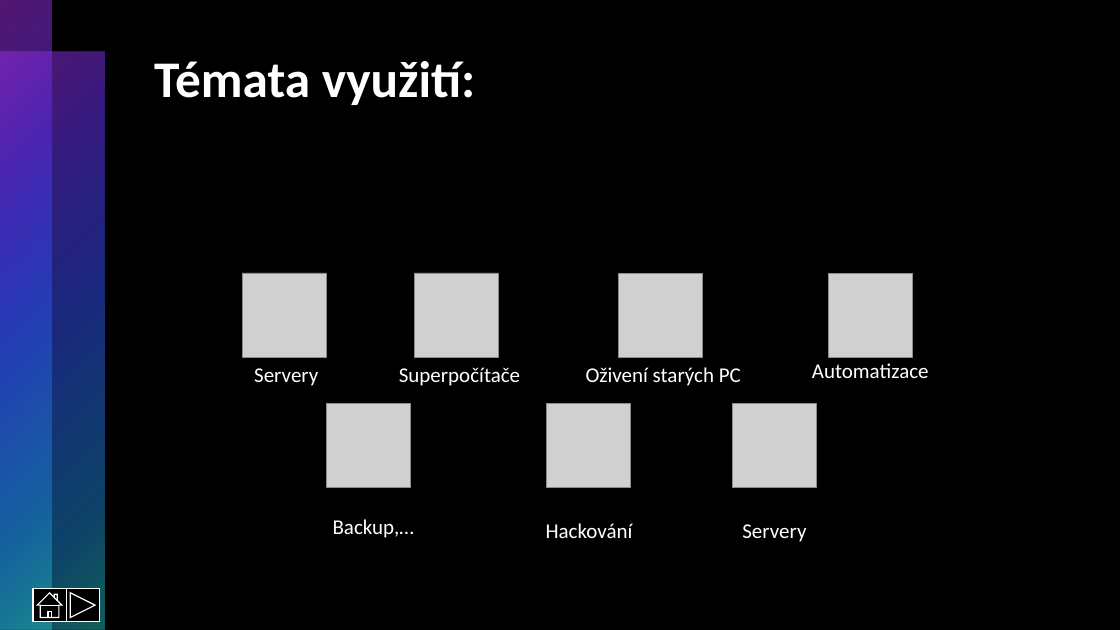
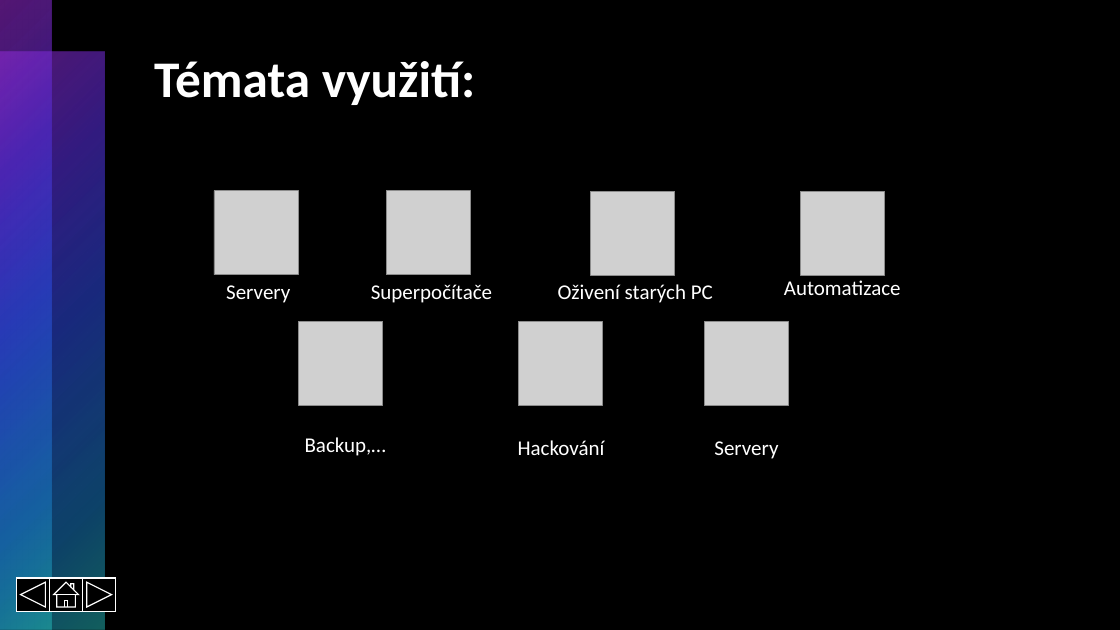
Before and after one commit to RadRoz12/Linux, a slide deck: slide 7 of Linux.pptx. Drawn at 1120x630 pixels with LibreOffice and Linux fonts; fonts in the diff are those of the drawing; grey boxes stand for pictures. Boxes give left, top, right and bottom in pixels: in the first picture for what was removed or moved away, otherwise in the second. Text is boxed around its words. In the diff, an @@ line names an element or a change of style, - is before the commit and + after.

```diff
--- a/Linux.pptx
+++ b/Linux.pptx
@@ 5 pictures, 4 texts: place and size @@
-5 pictures, 4 texts at (242, 273, 929, 538)
+5 pictures, 4 texts at (214, 191, 901, 456)
@@ 3 texts, 2 pictures: place and size @@
-3 texts, 2 pictures at (254, 273, 912, 542)
+3 texts, 2 pictures at (226, 192, 885, 459)
@@ action button back previous added at (17, 578, 50, 611), fill #000000, outline #FFFFFF 1 pt @@
@@ action button home: place and size @@
-action button home at (33, 589, 66, 622)
+action button home at (50, 578, 82, 611)
@@ action button forward next: place and size @@
-action button forward next at (66, 589, 99, 622)
+action button forward next at (82, 578, 115, 611)
```
Also in this commit, not shown: 14 other slides changed.
